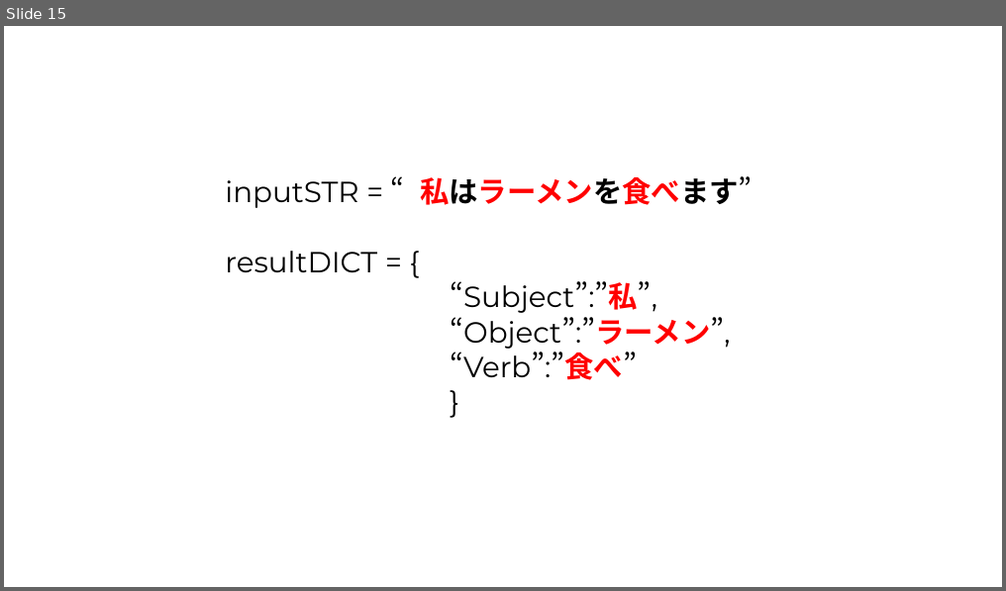
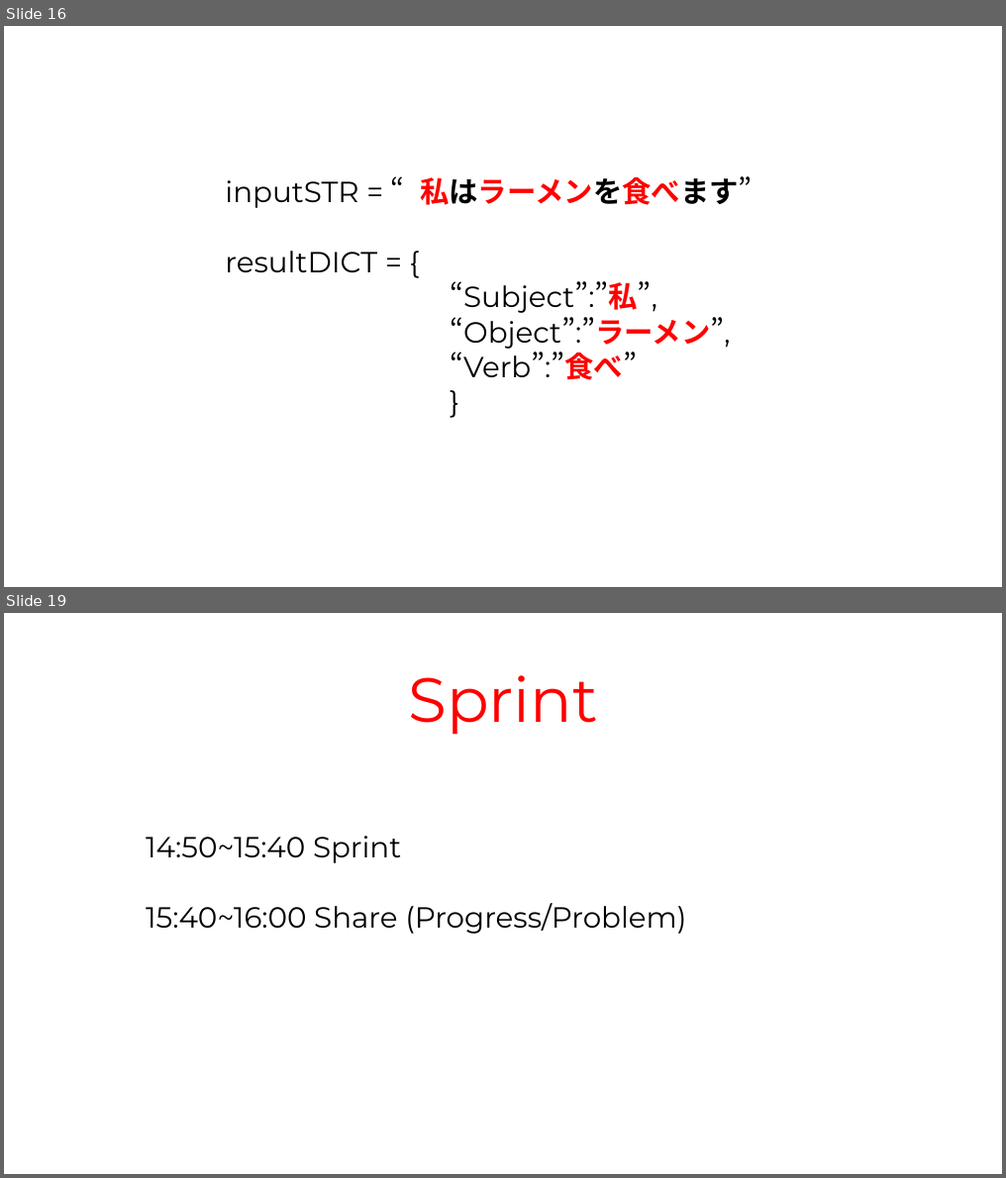
Before and after one commit to MENGHSUANCHUNG/24SS_NLP_workshop, a slide deck: Week03_Case_Extraction/Week 03.pptx. Shown one above the other, each under a label of ours: slide 15 before the commit, slides 16 and 19 after it; the slides between them are not shown. The pictures are 1006x591 and 1006x1178 pixels, drawn with LibreOffice and Linux fonts; fonts in the diff are those of the drawing. Boxes give left, top, right and bottom in pixels: in the first picture for what was removed or moved away, otherwise in the second. Text is boxed around its words. In the diff, an @@ line names an element or a change of style, - is before the commit and + after.

```diff
--- a/Week03_Case_Extraction/Week 03.pptx
+++ b/Week03_Case_Extraction/Week 03.pptx
@@ slide 19 added at box(4, 613, 1002, 1174), background #FFFFFF @@
@@ text added at box(408, 675, 597, 735), 60 pt, text #FF0000 @@
+Sprint
@@ text added at box(146, 836, 686, 934), 28 pt, text #000000 @@
+14:50~15:40 Sprint
+15:40~16:00 Share (Progress/Problem)
@@ what was slide 15 is now slide 16 @@
```
Also in this commit, not shown: 4 slides changed, 2 other slides added.
